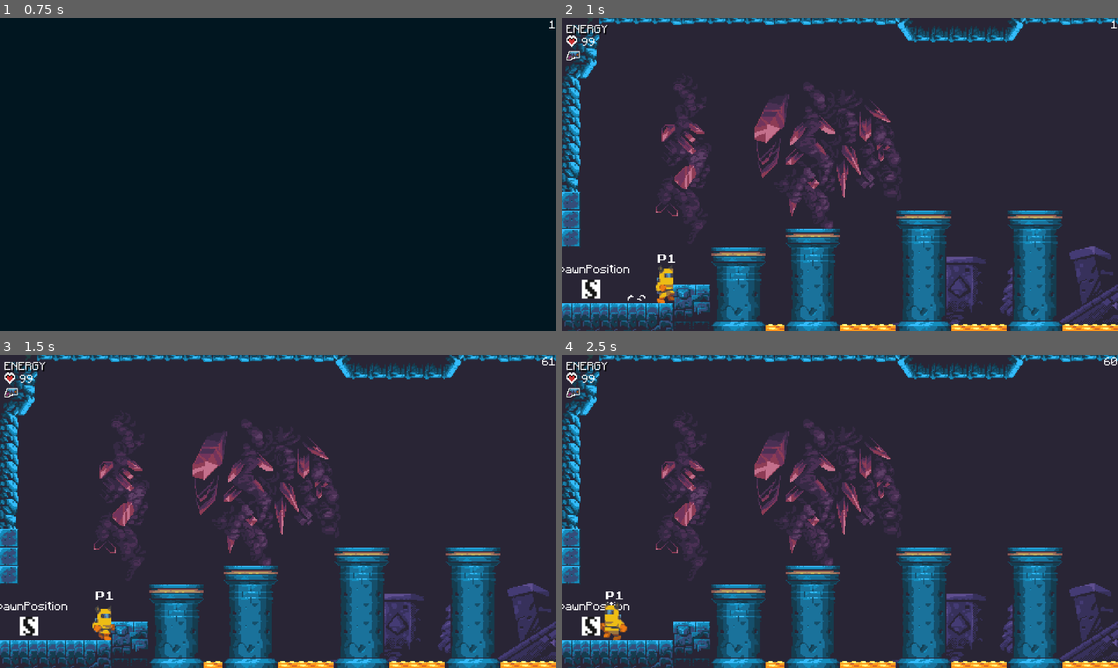
Above: before the commit, frames 1-4 (two rows, left to right).
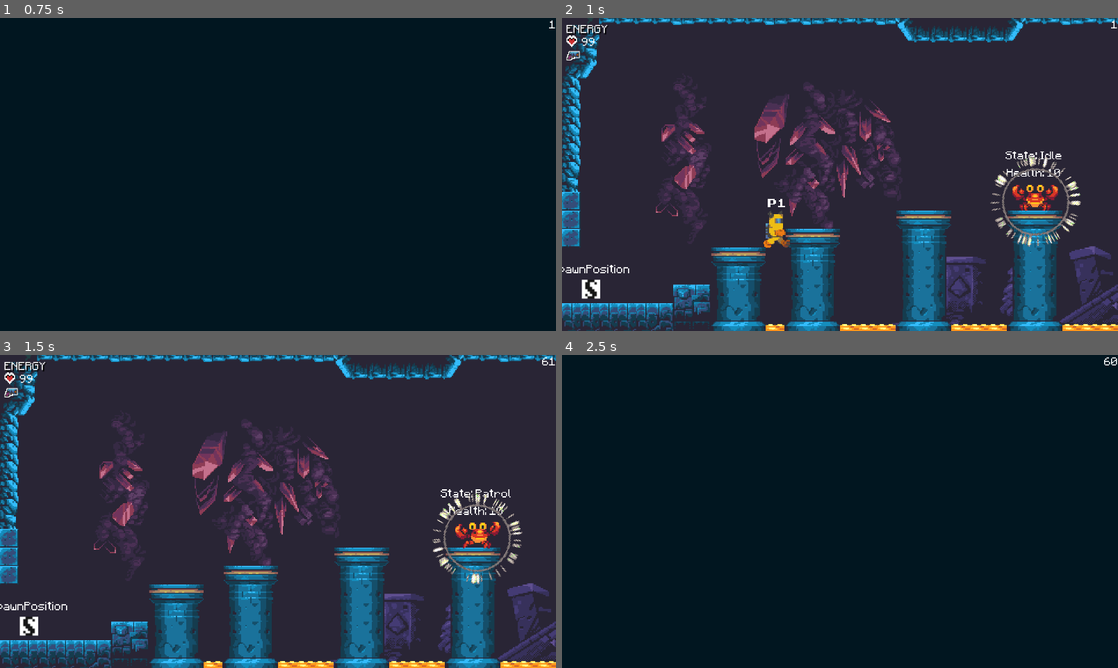
Above: after the commit, the same moments.

Repository: Levrault/philemon-adventure
Game: Godot game, scene res://src/Main.tscn
Two runs of this game, one before a commit and one after it. Both use one fixed random seed, a clock stepped at 60 frames per second and the inputs below.
Inputs (mouse positions are in pixels of both pictures, inside the frame that each line leads up to):
- Up to frame 1 (0.75 s): tap Enter (ui_accept) at 0.5 s; move the mouse to (400, 158) at 0.52 s; hold D (ui_right) from 0.53 s (still down); click (400, 158) at 0.67 s
- Up to frame 2 (1 s): keep holding D (ui_right); tap U (jump_1) at 0.77 s
- Up to frame 3 (1.5 s): keep holding D (ui_right); move the mouse to (166, 527) at 1.27 s
- Up to frame 4 (2.5 s): tap U (jump_1) at 1.52 s; move the mouse to (895, 442) at 2.02 s; release D (ui_right) at 2.03 s; hold A (ui_left) from 2.03 s (still down)

Frame 1 is identical in both runs. In frame 2, 2.1% of the frame differs, in the area x 11-94%, y 42-92%; in frame 3, 1.6%; in frame 4, 100%, in the area x 0-100%, y 0-100%.

Commit message:
feat: add shield

Diff:
--- a/project.godot
+++ b/project.godot
@@ -248,6 +248,11 @@
 "class": "SaveStation",
 "language": "GDScript",
 "path": "res://src/World/SaveRoom/SaveStation.gd"
+}, {
+"base": "Node2D",
+"class": "Shield",
+"language": "GDScript",
+"path": "res://src/Enemies/Shield.gd"
 }, {
 "base": "Field",
 "class": "SliderField",
@@ -328,6 +333,7 @@
 "ProjectileResourceBase": "",
 "RebindForm": "",
 "SaveStation": "",
+"Shield": "",
 "SliderField": "res://editor/icons/percent.svg",
 "State": "res://editor/icons/state.svg",
 "StateMachine": "res://editor/icons/state_machine.svg",
--- a/src/Commons/Combat/Hitbox.gd
+++ b/src/Commons/Combat/Hitbox.gd
@@ -29,7 +29,13 @@
 
 
 func _on_Area_entered(damage_source: Area2D) -> void:
-	var direction = -1 if damage_source.global_position.x > global_position.x else 1
-	owner.hit_direction = direction
+	if owner is Shield:
+		damage_source.owner.destroy(owner)
+		if damage_source.owner.type != GameManager.BeamType.HYPERBEAM:
+			return
+
+	if "hit_direction" in owner:
+		var direction = -1 if damage_source.global_position.x > global_position.x else 1
+		owner.hit_direction = direction
 	if not owner.stats.invulnerable or damage_source.is_instakill:
 		owner.take_damage(Hit.new(damage_source))
--- /dev/null
+++ b/src/Enemies/Shield.gd
@@ -0,0 +1,18 @@
+class_name Shield
+extends Node2D
+
+
+onready var stats = $Stats
+
+
+export(Resource) var resource
+
+
+func _ready() -> void:
+	stats.max_health = resource.health
+	stats.health = resource.health
+
+
+func take_damage(source: Hit) -> void:
+	stats.take_damage(source)
+	call_deferred("queue_free")
--- /dev/null
+++ b/src/Enemies/Shield.tscn
@@ -0,0 +1,95 @@
+[gd_scene load_steps=10 format=2]
+
+[ext_resource path="res://assets/vfx/HolyExplosion_96x96.png" type="Texture" id=1]
+[ext_resource path="res://src/Commons/Combat/Hitbox.tscn" type="PackedScene" id=2]
+[ext_resource path="res://src/Commons/Combat/DamageSource.tscn" type="PackedScene" id=3]
+[ext_resource path="res://src/Commons/Actor/Stats.tscn" type="PackedScene" id=4]
+[ext_resource path="res://src/Enemies/Shield.gd" type="Script" id=5]
+[ext_resource path="res://src/Resources/Enemies/Resources/Shield.tres" type="Resource" id=6]
+
+[sub_resource type="Animation" id=3]
+resource_name = "On"
+length = 0.3
+loop = true
+tracks/0/type = "value"
+tracks/0/path = NodePath("Sprite:rotation_degrees")
+tracks/0/interp = 1
+tracks/0/loop_wrap = true
+tracks/0/imported = false
+tracks/0/enabled = true
+tracks/0/keys = {
+"times": PoolRealArray( 0, 0.3 ),
+"transitions": PoolRealArray( 1, 1 ),
+"update": 0,
+"values": [ 0.0, 360.0 ]
+}
+tracks/1/type = "value"
+tracks/1/path = NodePath("Sprite:frame")
+tracks/1/interp = 1
+tracks/1/loop_wrap = true
+tracks/1/imported = false
+tracks/1/enabled = true
+tracks/1/keys = {
+"times": PoolRealArray( 0 ),
+"transitions": PoolRealArray( 1 ),
+"update": 0,
+"values": [ 19 ]
+}
+
+[sub_resource type="Animation" id=2]
+length = 0.001
+tracks/0/type = "value"
+tracks/0/path = NodePath("Sprite:rotation_degrees")
+tracks/0/interp = 1
+tracks/0/loop_wrap = true
+tracks/0/imported = false
+tracks/0/enabled = true
+tracks/0/keys = {
+"times": PoolRealArray( 0 ),
+"transitions": PoolRealArray( 1 ),
+"update": 0,
+"values": [ 0.0 ]
+}
+tracks/1/type = "value"
+tracks/1/path = NodePath("Sprite:frame")
+tracks/1/interp = 1
+tracks/1/loop_wrap = true
+tracks/1/imported = false
+tracks/1/enabled = true
+tracks/1/keys = {
+"times": PoolRealArray( 0 ),
+"transitions": PoolRealArray( 1 ),
+"update": 0,
+"values": [ 19 ]
+}
+
+[sub_resource type="CircleShape2D" id=4]
+radius = 40.0
+
+[node name="Shield" type="Node2D"]
+script = ExtResource( 5 )
+resource = ExtResource( 6 )
+
+[node name="AnimationPlayer" type="AnimationPlayer" parent="."]
+autoplay = "On"
+anims/On = SubResource( 3 )
+anims/RESET = SubResource( 2 )
+next/On = "On"
+
+[node name="Sprite" type="Sprite" parent="."]
+texture = ExtResource( 1 )
+hframes = 28
+frame = 19
+
+[node name="Stats" parent="." instance=ExtResource( 4 )]
+
+[node name="Hitbox" parent="." instance=ExtResource( 2 )]
+
+[node name="CollisionShape2D" type="CollisionShape2D" parent="Hitbox"]
+shape = SubResource( 4 )
+
+[node name="DamageSource" parent="." instance=ExtResource( 3 )]
+damage = 100
+
+[node name="CollisionShape2D" type="CollisionShape2D" parent="DamageSource"]
+shape = SubResource( 4 )
--- a/src/Projectiles/Beam.gd
+++ b/src/Projectiles/Beam.gd
@@ -1,6 +1,8 @@
 extends Node2D
 
 const Feedback:PackedScene = preload("res://src/Projectiles/BeamFeedback.tscn")
+
+export(GameManager.BeamType) var type := GameManager.BeamType.BEAM
 
 var speed := 300.0
 var direction := 1
@@ -29,9 +31,13 @@
 		sprite.flip_h = true
 
 
-func _on_Body_entered(body: Node) -> void:
+func destroy(body: Node) -> void:
 	var feedback := Feedback.instance()
 	Global.add_child_to_root(feedback, global_position)
 	print_debug("%s has hit %s" % [get_name(), body.get_name()])
 	feedback.play_impact_sfx(body)
 	call_deferred("queue_free")
+
+
+func _on_Body_entered(body: Node) -> void:
+	destroy(body)
--- a/src/Projectiles/CurvedBeam.tscn
+++ b/src/Projectiles/CurvedBeam.tscn
@@ -4,6 +4,7 @@
 [ext_resource path="res://assets/projectiles/fireball.png" type="Texture" id=2]
 
 [node name="CurvedBeam" instance=ExtResource( 1 )]
+type = 2
 
 [node name="Sprite" parent="." index="1"]
 texture = ExtResource( 2 )
--- a/src/Projectiles/HyperBeam.tscn
+++ b/src/Projectiles/HyperBeam.tscn
@@ -4,6 +4,7 @@
 [ext_resource path="res://assets/projectiles/hyperbeam.png" type="Texture" id=2]
 
 [node name="HyperBeam" instance=ExtResource( 1 )]
+type = 1
 
 [node name="Sprite" parent="." index="1"]
 scale = Vector2( 2, 2 )
--- /dev/null
+++ b/src/Resources/Enemies/Resources/Shield.tres
@@ -0,0 +1,7 @@
+[gd_resource type="Resource" load_steps=2 format=2]
+
+[ext_resource path="res://src/Resources/Enemies/EnemyResourceBase.gd" type="Script" id=1]
+
+[resource]
+script = ExtResource( 1 )
+health = 10
--- a/src/World/Debug/DebugLevel1.tscn
+++ b/src/World/Debug/DebugLevel1.tscn
@@ -7,6 +7,7 @@
 [ext_resource path="res://src/Enemies/Slime/Slime.tscn" type="PackedScene" id=5]
 [ext_resource path="res://src/Props/Barrier.tscn" type="PackedScene" id=6]
 [ext_resource path="res://src/Props/SwitchBarrier.tscn" type="PackedScene" id=7]
+[ext_resource path="res://src/Enemies/Shield.tscn" type="PackedScene" id=8]
 
 [node name="DebugLevel1" instance=ExtResource( 1 )]
 
@@ -40,6 +41,9 @@
 [node name="Slime3" parent="Enemies" index="2" instance=ExtResource( 5 )]
 position = Vector2( 138, -112 )
 
+[node name="Shield" parent="Enemies" index="3" instance=ExtResource( 8 )]
+position = Vector2( 210, -17 )
+
 [node name="Portal" parent="Portals" index="0" instance=ExtResource( 3 )]
 position = Vector2( 387, -30 )
 go_to = 5
@@ -51,7 +55,7 @@
 position = Vector2( 337, -22 )
 
 [node name="Player" parent="." index="8"]
-position = Vector2( 229, 0 )
+position = Vector2( 118, 0 )
 
 [node name="Camera" parent="." index="9"]
 limit_top = -176
--- a/src/World/Room/Room08.tscn
+++ b/src/World/Room/Room08.tscn
@@ -1,10 +1,12 @@
-[gd_scene load_steps=6 format=2]
+[gd_scene load_steps=8 format=2]
 
 [ext_resource path="res://src/World/LevelTemplate.tscn" type="PackedScene" id=1]
 [ext_resource path="res://src/Backgrounds/Far.tscn" type="PackedScene" id=2]
 [ext_resource path="res://src/Backgrounds/Back.tscn" type="PackedScene" id=3]
 [ext_resource path="res://src/Portal/SpawnPoint.tscn" type="PackedScene" id=4]
 [ext_resource path="res://src/Portal/Portal.tscn" type="PackedScene" id=5]
+[ext_resource path="res://src/Enemies/Crab/Crab.tscn" type="PackedScene" id=6]
+[ext_resource path="res://src/Enemies/Shield.tscn" type="PackedScene" id=7]
 
 [node name="World" instance=ExtResource( 1 )]
 
@@ -48,8 +50,14 @@
 position = Vector2( -183, 100 )
 
 [node name="Player" parent="." index="8"]
-position = Vector2( -149, 108 )
+position = Vector2( -56, 64 )
 
 [node name="Camera" parent="." index="9"]
 limit_right = 1086
 limit_bottom = 146
+
+[node name="Crab" parent="." index="10" instance=ExtResource( 6 )]
+position = Vector2( 200, 32 )
+
+[node name="Shield" parent="Crab" index="7" instance=ExtResource( 7 )]
+position = Vector2( 0, -8 )
Binary file added: assets/vfx/HolyExplosion_96x96.png
Not shown, added: assets/vfx/HolyExplosion_96x96.png.import
Binary file added: assets/vfx/IceCast_96x96.png
Not shown, added: assets/vfx/IceCast_96x96.png.import
Not shown: 1 places in src/World/Debug/DebugLevel1.tscn that only renumber resources
